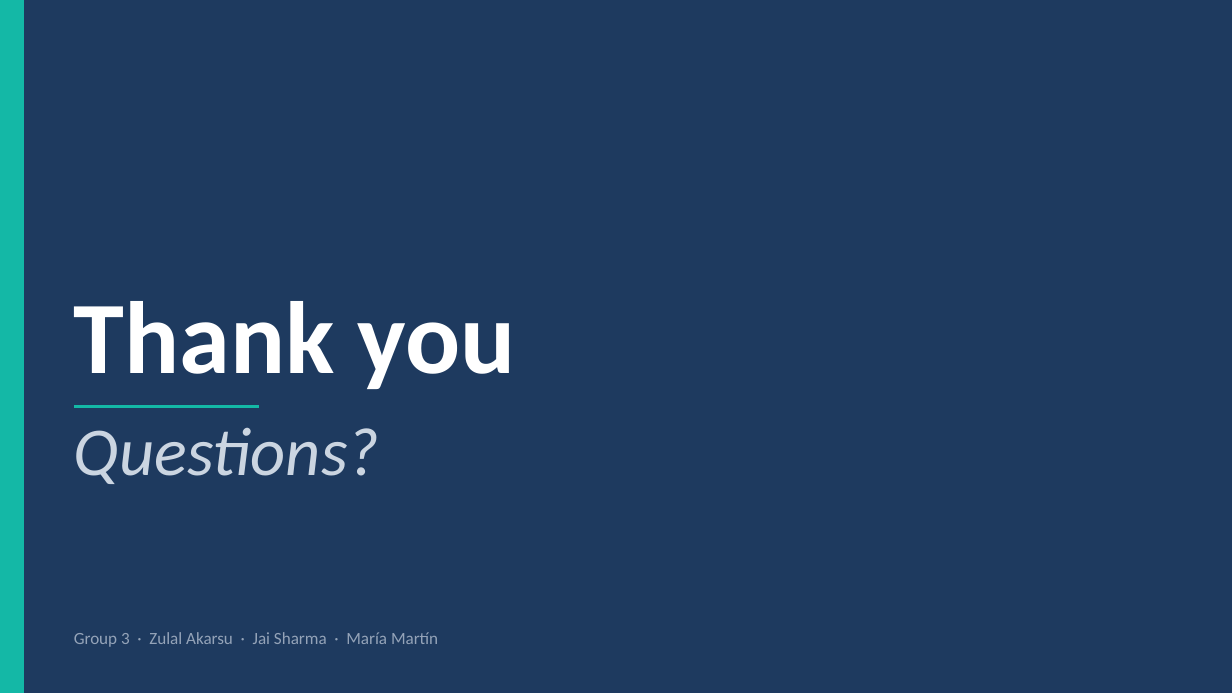
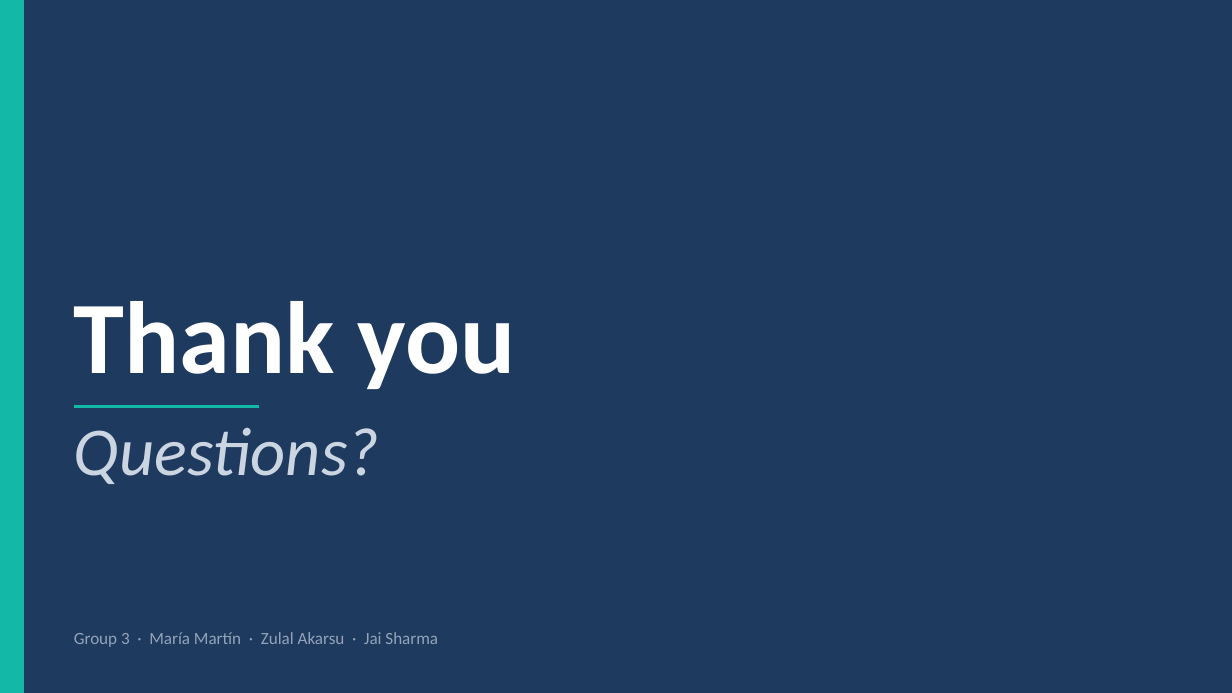
Before and after one commit to MariaMartinT/hand-xray-diffusion-synthesis, a slide deck: slide 28 of docs/CS790_G3_Final_Slides.pptx. Drawn at 1232x693 pixels with LibreOffice and Linux fonts; fonts in the diff are those of the drawing. Boxes give left, top, right and bottom in pixels: in the first picture for what was removed or moved away, otherwise in the second. Text is boxed around its words. In the diff, an @@ line names an element or a change of style, - is before the commit and + after.

Commit message:
Present as a group project, no lead designation; put my name first across all documents

```diff
--- a/docs/CS790_G3_Final_Slides.pptx
+++ b/docs/CS790_G3_Final_Slides.pptx
@@ text at <box>74,632,438,647</box>: text changed @@
-Group 3 · Zulal Akarsu · Jai Sharma · María Martín
+Group 3 · María Martín · Zulal Akarsu · Jai Sharma
```
Also in this commit, not shown: 1 other slide changed, 4 other files.
